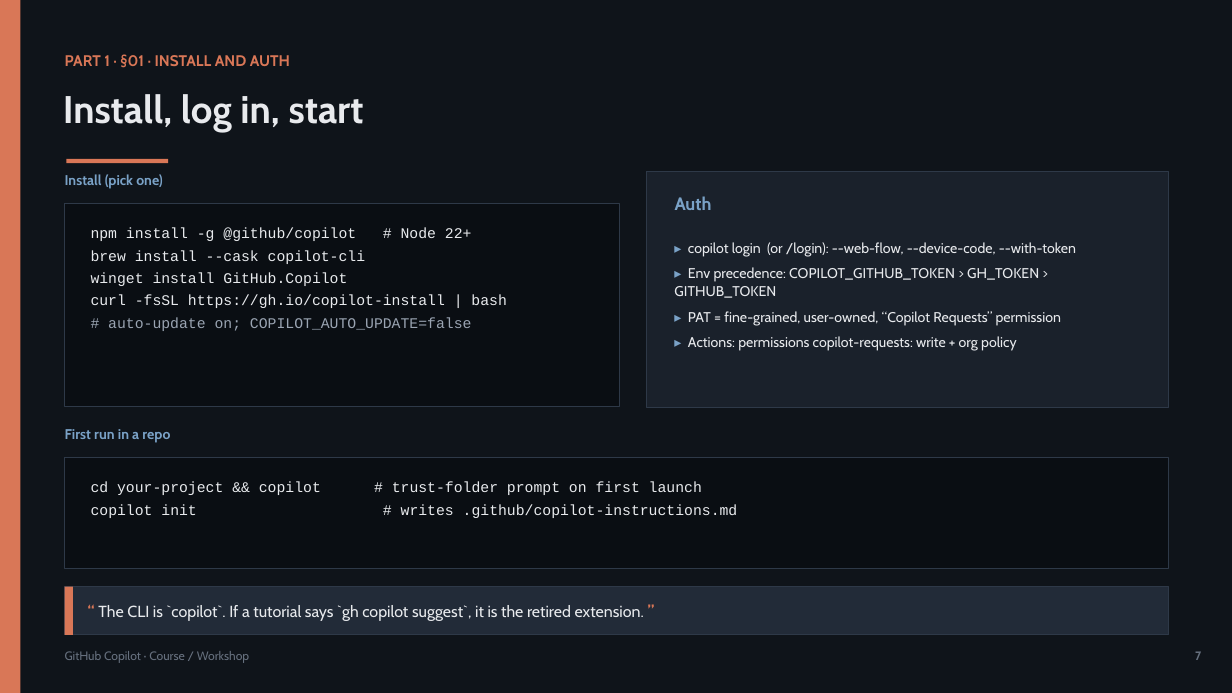
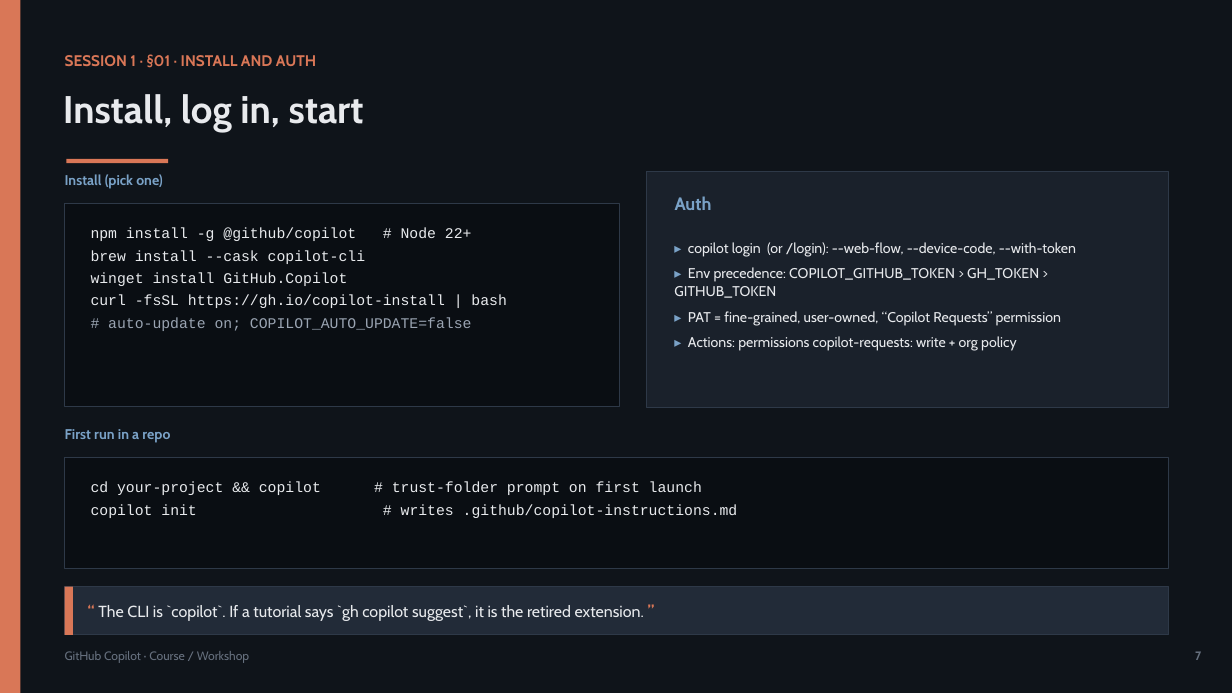
Before and after one commit to olonok69/copilot_code_ml_engineer, a slide deck: slide 7 of presentation/Copilot_Presentation.pptx. Drawn at 1232x693 pixels with LibreOffice and Linux fonts; fonts in the diff are those of the drawing. Boxes give left, top, right and bottom in pixels: in the first picture for what was removed or moved away, otherwise in the second. Text is boxed around its words. In the diff, an @@ line names an element or a change of style, - is before the commit and + after.

```diff
--- a/presentation/Copilot_Presentation.pptx
+++ b/presentation/Copilot_Presentation.pptx
@@ text at box(65, 54, 316, 68): text changed @@
-PART 1 · §01 · INSTALL AND AUTH
+SESSION 1 · §01 · INSTALL AND AUTH
```
Also in this commit, not shown: 38 other slides changed, 1 slide added, 13 other files.
